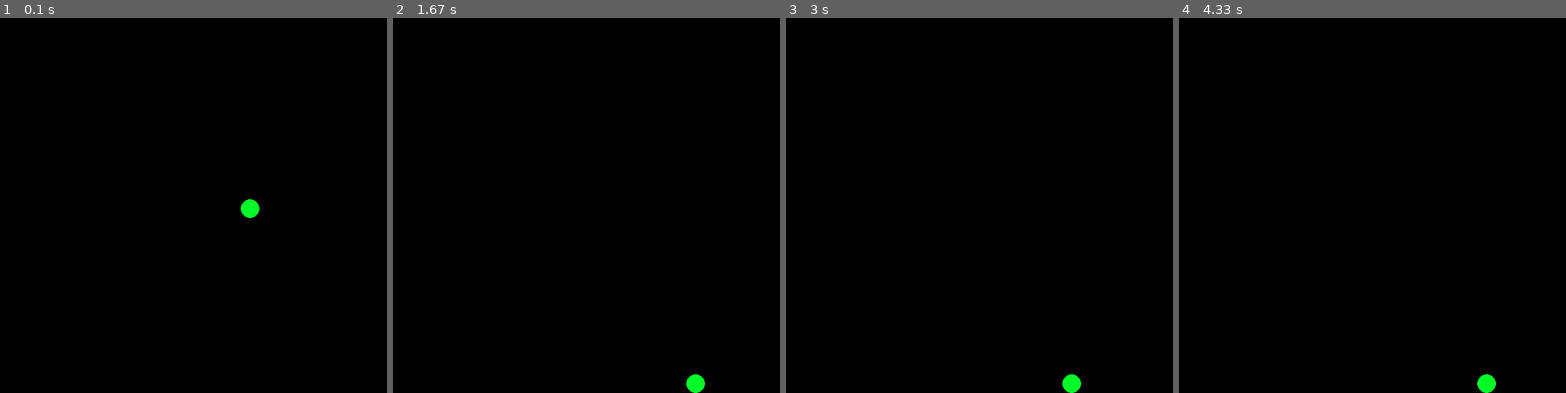
Above: before the commit, frames 1-4 (left to right).
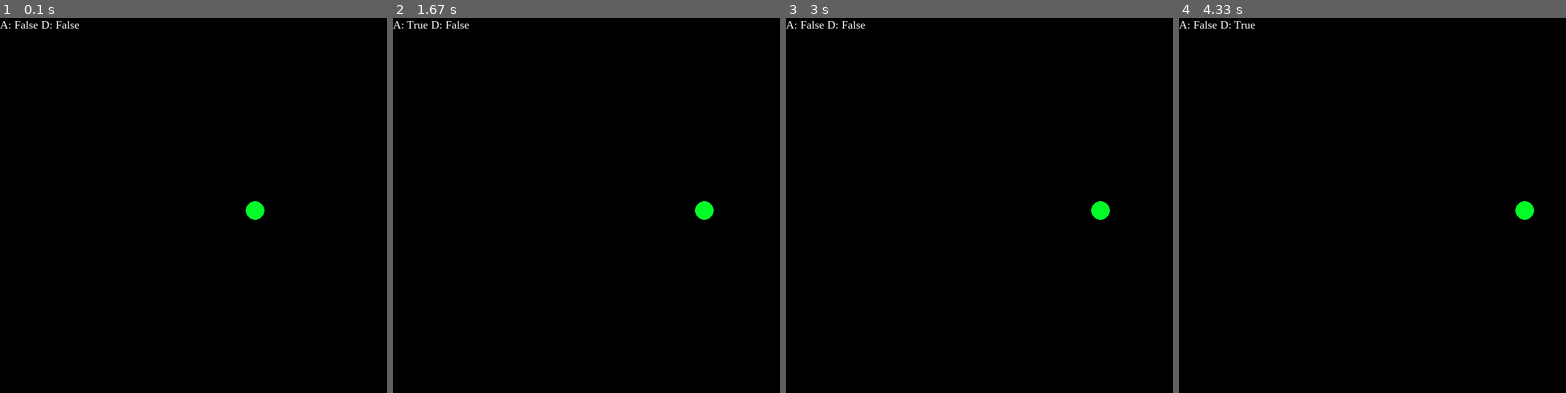
Above: after the commit, the same moments.

Repository: kamilxkruk/PyGamePlatformer
Game: pygame game, started from main.py
Same seed, same stepped clock (60 frames per second), same inputs: the game is played once before the commit and once after it.
Inputs:
- Up to frame 1 (0.1 s): no input
- Up to frame 2 (1.67 s): hold D 0.33-0.8 s; hold D 0.83-1.3 s; hold A from 1.33 s (still down)
- Up to frame 3 (3 s): release A at 1.87 s; hold A 1.9-2.3 s; hold D 2.33-2.97 s
- Up to frame 4 (4.33 s): hold A 3-3.47 s; hold D 3.5-3.97 s; hold D from 4 s (still down)

The runs differ from the first frame. In frame 1, 0.3% of the frame differs, in the area x 0-69%, y 0-54%; in frame 2, 0.5%; in frame 3, 0.5%, in the area x 0-84%, y 0-100%; in frame 4, 0.5%.

Commit message:
Zajecia 06_02 1/2

Diff:
--- a/gameObject.py
+++ b/gameObject.py
@@ -38,6 +38,6 @@
         self.player.move(keys)
 
     def print(self):
-        self.display.fill((0, 0, 0))
+        self.display.fill(BLACK)
         self.player.display(self.display)
         pygame.display.flip()
--- a/player.py
+++ b/player.py
@@ -4,54 +4,36 @@
 
 class Player(object):
     def __init__(self):
-        self.position_x = SCREEN_WIDTH / 2 - BOX_SIZE
-        self.position_y = SCREEN_HEIGHT / 2 - BOX_SIZE
-        self.speed_x = 0
-        self.speed_y = 0
+        self.centerOfScreen = (SCREEN_WIDTH / 2,SCREEN_HEIGHT / 2)
+        self.position = self.centerOfScreen
+        self.velocity_X = 0
+        self.velocity_Y = 0
         self.acc_x = 0
         self.acc_y = 0
-        self.rectangle = pygame.Rect(self.position_x, self.position_y, BOX_SIZE, BOX_SIZE)
+        self.rectangle = pygame.Rect(0,0, BOX_SIZE, BOX_SIZE)
+        self.rectangle.center = self.position
+
+        self.myFont = pygame.font.SysFont("Times New Roman", 18)
+        self.infoLabel = self.myFont.render('Test',1,WHITE)
+        self.infoLabelRect = self.infoLabel.get_rect()
+        # self.infoLabelRect.bottomright = (SCREEN_WIDTH,SCREEN_HEIGHT)
 
 
     def move(self, keys):
-        self.acc_x = 0
-        if self.rectangle.top <= SCREEN_HEIGHT - 2 * BOX_SIZE:
-            self.acc_y = GRAVITY
+        self.infoLabel = self.myFont.render('A: '+str(keys[pygame.K_a])+' D: '+str(keys[pygame.K_d]) ,1,WHITE)
+
+        self.velocity_X = 0
 
         if keys[pygame.K_d]:
-            self.acc_x += 0.5
+            self.velocity_X = 5
         elif keys[pygame.K_a]:
-            self.acc_x -= 0.5
+            self.velocity_X = -5
 
-        if keys[pygame.K_w]:
-            self.acc_y -= 1
-
-        self.acc_x -= self.speed_x * FRICTION
-        self.speed_x += self.acc_x
-
-        self.acc_y -= self.speed_y * FRICTION
-        self.speed_y += self.acc_y
-
-        self.rectangle.x += self.speed_x + 0.5 * self.acc_x
-
-        if self.rectangle.top <= SCREEN_HEIGHT - 2 * BOX_SIZE:
-            self.rectangle.y += self.speed_y + 0.5 * self.acc_y
-        else:
-            self.speed_y = 0
-            self.acc_y = 0
-            self.rectangle.top = SCREEN_HEIGHT - 2 * BOX_SIZE
+        self.rectangle.x += self.velocity_X
 
 
 
-        # if keys[pygame.K_a] and self.rectangle.left > 0:
-        #     self.rectangle.x -= self.player_speed
-        # elif keys[pygame.K_d] and self.rectangle.right < 800 - 15:
-        #     self.rectangle.x += self.player_speed
-        #
-        # if keys[pygame.K_w] and self.rectangle.top > 0:
-        #     self.rectangle.y -= self.player_speed
-        # elif keys[pygame.K_s] and self.rectangle.top < 600 - 30:
-        #     self.rectangle.y += self.player_speed
 
-    def display(self, display):
+    def display(self, display: pygame.Surface):
+        display.blit(self.infoLabel,self.infoLabelRect)
         pygame.draw.circle(display,(3,252,40),(self.rectangle.x+15,self.rectangle.y+15),15)
